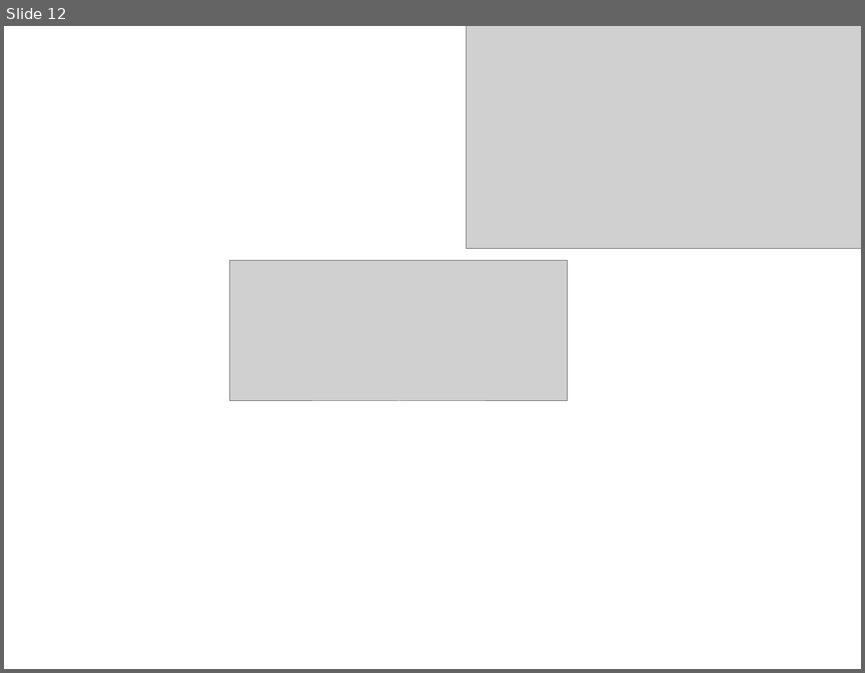
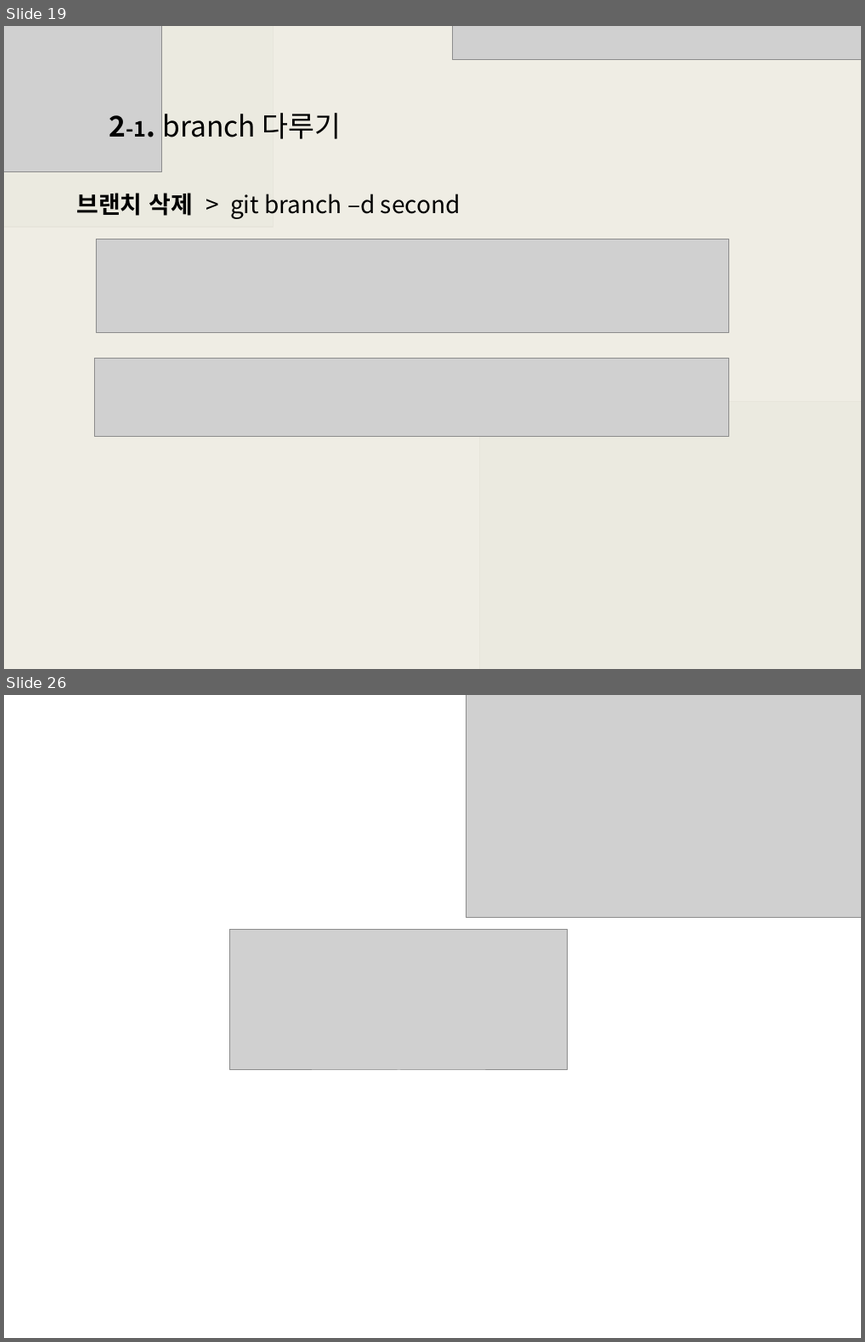
Before and after one commit to lee-bomi/TIL, a slide deck: Today I learned/git.pptx. Shown one above the other, each under a label of ours: slide 12 before the commit, slides 19 and 26 after it; the slides between them are not shown. The pictures are 865x673 and 865x1342 pixels, drawn with LibreOffice and Linux fonts; fonts in the diff are those of the drawing; grey boxes stand for pictures. Boxes give left, top, right and bottom in pixels: in the first picture for what was removed or moved away, otherwise in the second. Text is boxed around its words. In the diff, an @@ line names an element or a change of style, - is before the commit and + after.

```diff
--- a/Today I learned/git.pptx
+++ b/Today I learned/git.pptx
@@ slide 19 added at bbox=[4, 26, 861, 669], background #FFFFFF @@
@@ picture added at bbox=[4, 26, 273, 227] @@
@@ rectangle added at bbox=[4, 26, 861, 669], fill #EEECE2 at 93% opacity @@
@@ picture added at bbox=[4, 26, 160, 171] @@
@@ picture added at bbox=[453, 26, 861, 59] @@
@@ text added at bbox=[109, 113, 341, 139], 24 pt, text #000000 @@
+2-1. branch 다루기
@@ text added at bbox=[76, 193, 460, 219], 20 pt, text #000000 @@
+브랜치 삭제 > git branch –d second
@@ picture added at bbox=[97, 239, 729, 333] @@
@@ picture added at bbox=[95, 358, 729, 437] @@
@@ picture added at bbox=[479, 402, 861, 669] @@
@@ what was slide 12 is now slide 26 @@
```
Also in this commit, not shown: 3 slides changed, 13 other slides added, 45 other files.
